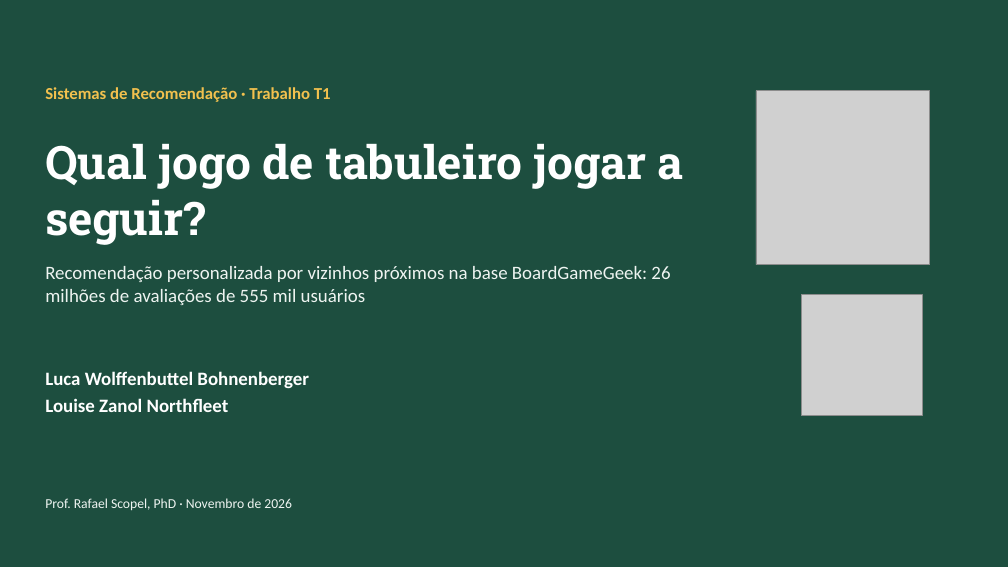
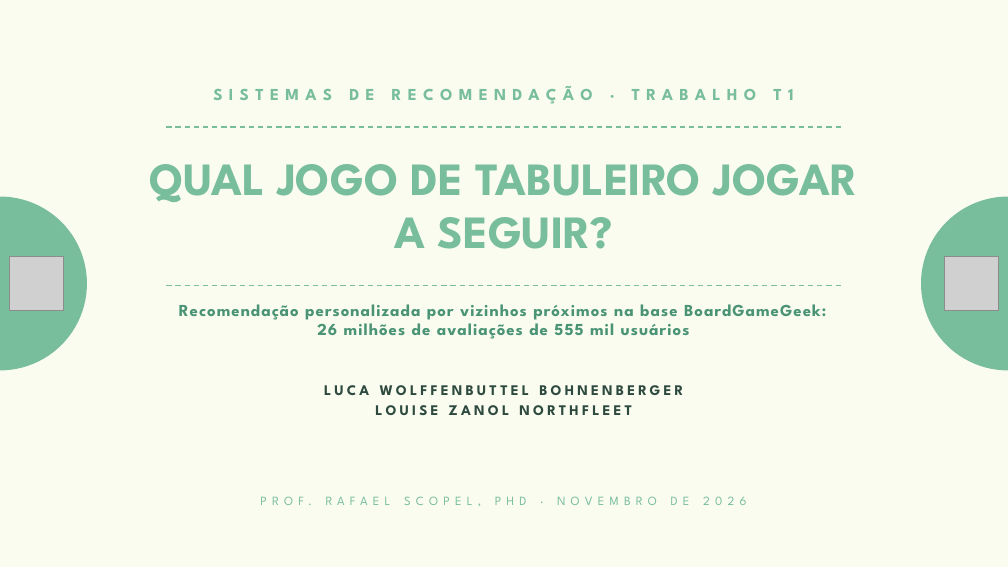
Before and after one commit to LucaWBohnenberger/Trabalho-Final-de-Recomendacao, a slide deck: slide 1 of apresentacao/recomendador-bgg.pptx. Drawn at 1008x567 pixels with LibreOffice and Linux fonts; fonts in the diff are those of the drawing; grey boxes stand for pictures. Boxes give left, top, right and bottom in pixels: in the first picture for what was removed or moved away, otherwise in the second. Text is boxed around its words. In the diff, an @@ line names an element or a change of style, - is before the commit and + after.

```diff
--- a/apresentacao/recomendador-bgg.pptx
+++ b/apresentacao/recomendador-bgg.pptx
@@ background #1D4E3F to #FAFCF0 @@
@@ text "SISTEMAS DE RECOMENDAÇÃO · TRABALHO ..." at bbox=[213, 86, 793, 104]: vertical alignment top to middle @@
@@ text at bbox=[213, 86, 793, 104]: text changed; font Calibri to League Spartan; text colour #F2C14E to #78BD9C @@
-Sistemas de Recomendação · Trabalho T1
+SISTEMAS DE RECOMENDAÇÃO · TRABALHO T1
@@ picture removed at bbox=[756, 91, 930, 265] @@
@@ line added from (166, 127) to (842, 127), #78BD9C 1.25 pt dashed @@
@@ text at bbox=[149, 164, 857, 249]: text changed; font Roboto Slab to League Spartan; text colour #FFFFFF to #78BD9C @@
-Qual jogo de tabuleiro jogar a seguir?
+QUAL JOGO DE TABULEIRO JOGAR A SEGUIR?
@@ ellipse added at bbox=[0, 197, 87, 371], fill #78BD9C @@
@@ ellipse added at bbox=[921, 197, 1008, 371], fill #78BD9C @@
@@ picture added at bbox=[9, 256, 64, 311] @@
@@ picture added at bbox=[944, 256, 999, 311] @@
@@ line added from (166, 286) to (842, 286), #78BD9C 1.25 pt dashed @@
@@ picture removed at bbox=[802, 295, 923, 416] @@
@@ text "Recomendação personalizada por vizinhos próximos ...": place and size @@
-text "Recomendação personalizada por vizinhos próximos ..." at bbox=[45, 266, 670, 305]
+text "Recomendação personalizada por vizinhos próximos ..." at bbox=[179, 304, 826, 339]
@@ text "Recomendação personalizada por vizinhos próximos ..." at bbox=[179, 304, 826, 339]: size 18 to 16 pt, font Calibri to League Spartan, text colour #EEF4F1 to #4A9475, letter spacing 0 to 1 pt, bold on; alignment left to centre; line spacing 1 to 0.95; more space between paragraphs @@
@@ text at bbox=[324, 385, 683, 415]: text changed; size 18 to 14 pt; font Calibri to League Spartan; text colour #FFFFFF to #2E4A3F @@
-Luca Wolffenbuttel Bohnenberger
-Louise Zanol Northfleet
+LUCA WOLFFENBUTTEL BOHNENBERGER
+LOUISE ZANOL NORTHFLEET
@@ text at bbox=[45, 498, 292, 511]: text changed; size 13 to 12 pt; font Calibri to League Spartan; text colour #EEF4F1 to #78BD9C @@
-Prof. Rafael Scopel, PhD · Novembro de 2026
+PROF. RAFAEL SCOPEL, PHD · NOVEMBRO DE 2026
@@ text "PROF. RAFAEL SCOPEL, PHD · ..." at bbox=[166, 488, 842, 514]: vertical alignment top to middle @@
```
Also in this commit, not shown: 17 other slides changed, 1 slide added, 1 slide removed, 8 other files.
